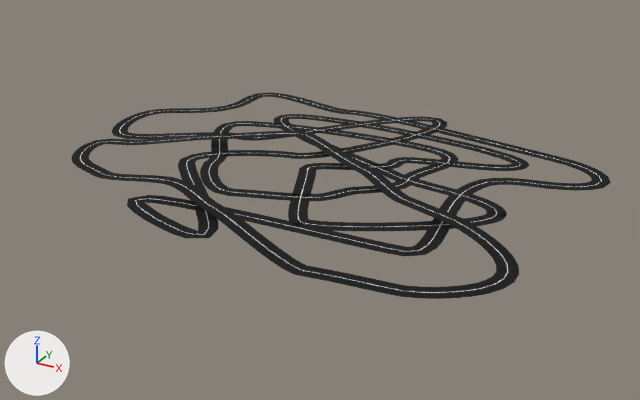
One commit to the glTF model Assets/Models/Tracks/New/road.glb: the scene before it, then after it.
One viewpoint serves both versions: a 50 mm camera at (364.0, -663.0, 300.0) aimed at (6.0, -12.0, -25.0). Lighting does not change. The marker at lower left points along +X, +Y and +Z. The picture after the commit comes second. Where no turn or scale is listed for an object, it has been applied to the vertices.

In view in the first picture: 'Cube  2-col', 'Cube -col', 'Cube -col.001 -col', 'Cube .001-col'.
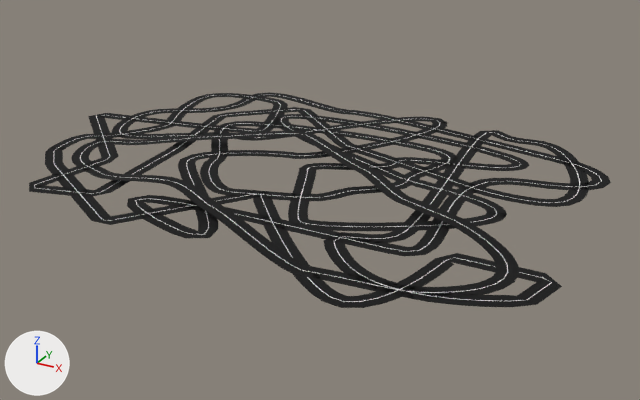
Changed parts and their boxes [x1, y1, x2, y2] in the pictures (640 x 400 px):
```json
{"object": "Cube -col.001-col", "change": "added", "after": [29, 93, 589, 308], "faces in mat_material (black #000000)": [29, 93, 589, 308], "faces in mat_material_001 (light grey #e4e4e4)": [34, 95, 580, 302]}
```

The change, as JSON lines over the scene's bpy script:
```json
{"op": "add", "block": "me_cube_004", "code": ["me_cube_004 = bpy.data.meshes.new('Cube.004')", "me_cube_004.from_pydata(...)  # 4185 vertices, 16126 faces; spans x -291.0..253.0, y -211.0..182.0, z 0.0", "# faces by material slot: [13902, 2224]", "me_cube_004.materials.append(mat_material)  # black #000000", "me_cube_004.materials.append(mat_material_001)  # light grey #e4e4e4"]}
{"op": "add", "block": "ob_cube__col_001_col", "code": ["ob_cube__col_001_col = bpy.data.objects.new('Cube -col.001-col', me_cube_004)", "ob_cube__col_001_col.location = (-0.7, 0.0, 0.0)"]}
```
